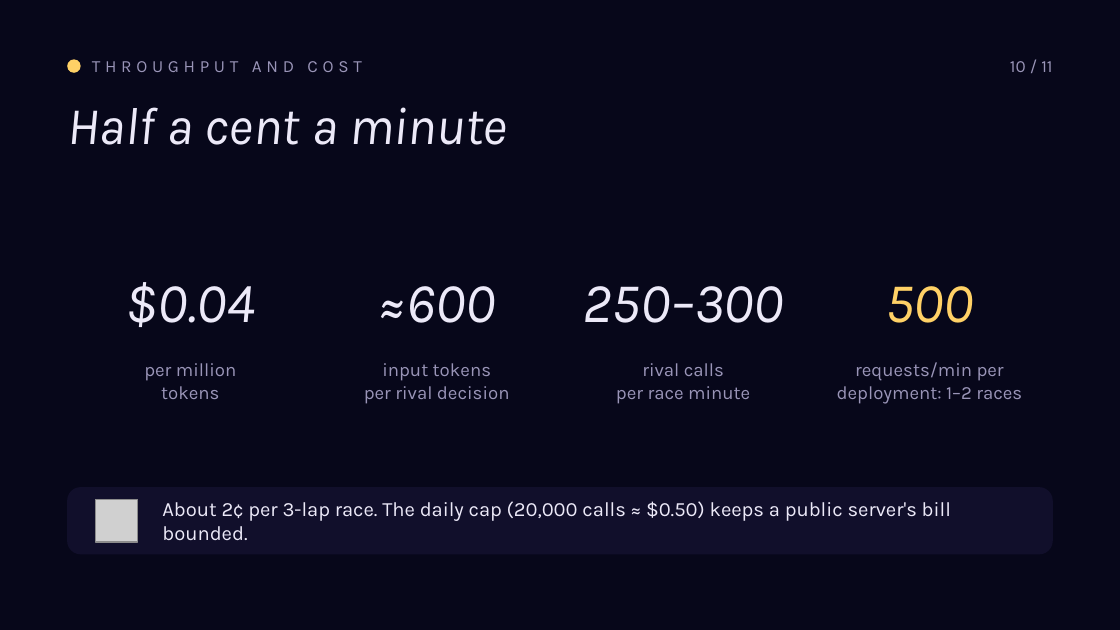
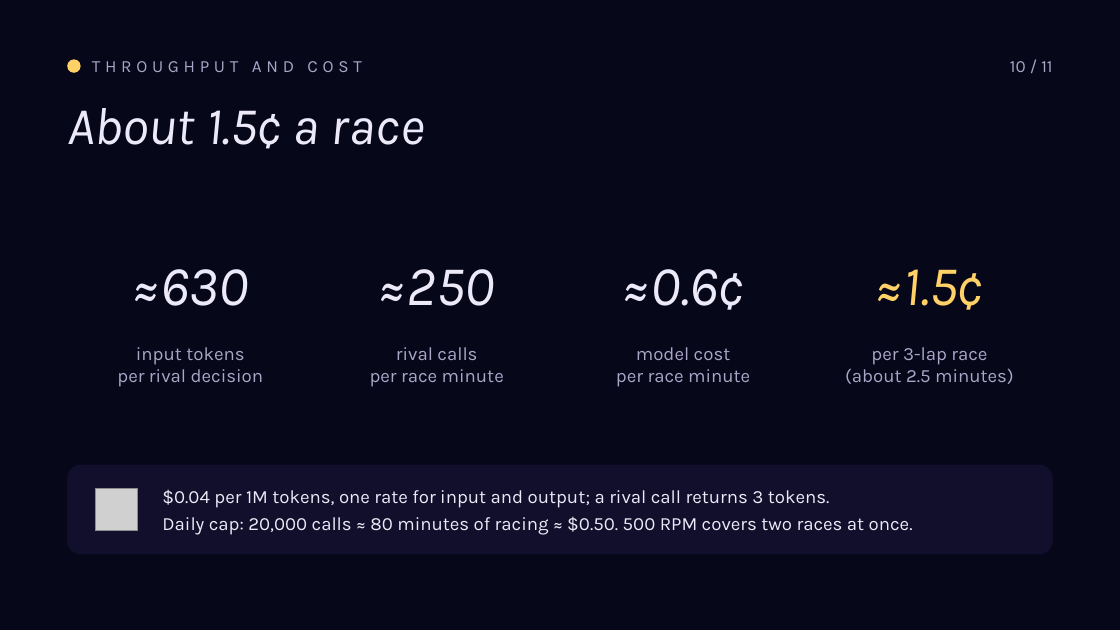
Before and after one commit to roryp/racing, a slide deck: slide 10 of docs/luna-gp-deck.pptx. Drawn at 1120x630 pixels with LibreOffice and Linux fonts; fonts in the diff are those of the drawing; grey boxes stand for pictures. Boxes give left, top, right and bottom in pixels: in the first picture for what was removed or moved away, otherwise in the second. Text is boxed around its words. In the diff, an @@ line names an element or a change of style, - is before the commit and + after.

```diff
--- a/docs/luna-gp-deck.pptx
+++ b/docs/luna-gp-deck.pptx
@@ text "THROUGHPUT AND COST" at (92, 61, 362, 72): text colour #9A95B8 to #ABA6C8 @@
@@ text "10 / 11" at (1010, 61, 1052, 72): text colour #9A95B8 to #ABA6C8 @@
@@ text at (67, 108, 425, 149): text changed @@
-Half a cent a minute
+About 1.5¢ a race
@@ text at (132, 269, 249, 306): text changed @@
-$0.04
+≈630
@@ text at (379, 269, 495, 306): text changed @@
-≈600
+≈250
@@ text at (622, 269, 744, 310): text changed @@
-250–300
+≈0.6¢
@@ text at (876, 269, 984, 310): text changed @@
-500
+≈1.5¢
@@ text at (117, 347, 264, 387): text changed; text colour #9A95B8 to #ABA6C8 @@
-per million
-tokens
+input tokens
+per rival decision
@@ text at (370, 347, 504, 387): text changed; text colour #9A95B8 to #ABA6C8 @@
-input tokens
-per rival decision
+rival calls
+per race minute
@@ text "model cost": place and size @@
-text "model cost" at (616, 363, 750, 404)
+text "model cost" at (616, 347, 750, 387)
@@ text at (636, 347, 731, 360): text changed; text colour #9A95B8 to #ABA6C8 @@
-rival calls
+model cost
@@ text at (845, 347, 1014, 384): text changed; text colour #9A95B8 to #ABA6C8 @@
-requests/min per
-deployment: 1–2 races
+per 3-lap race
+(about 2.5 minutes)
@@ text at (616, 369, 750, 387): text colour #9A95B8 to #ABA6C8 in "per race minute" @@
@@ rounded rectangle: place and size @@
-rounded rectangle at (67, 487, 1053, 554)
+rounded rectangle at (67, 465, 1053, 554)
@@ rounded rectangle at (67, 465, 1053, 554): proportions changed @@
@@ picture: place and size @@
-picture at (95, 500, 138, 542)
+picture at (95, 488, 138, 531)
@@ text at (162, 489, 913, 535): text changed; size 13 to 12 pt @@
-About 2¢ per 3-lap race. The daily cap (20,000 calls ≈ $0.50) keeps a public server's bill bounded.
+$0.04 per 1M tokens, one rate for input and output; a rival call returns 3 tokens.
+Daily cap: 20,000 calls ≈ 80 minutes of racing ≈ $0.50. 500 RPM covers two races at once.
```
Also in this commit, not shown: 10 other slides changed, 3 other files.
